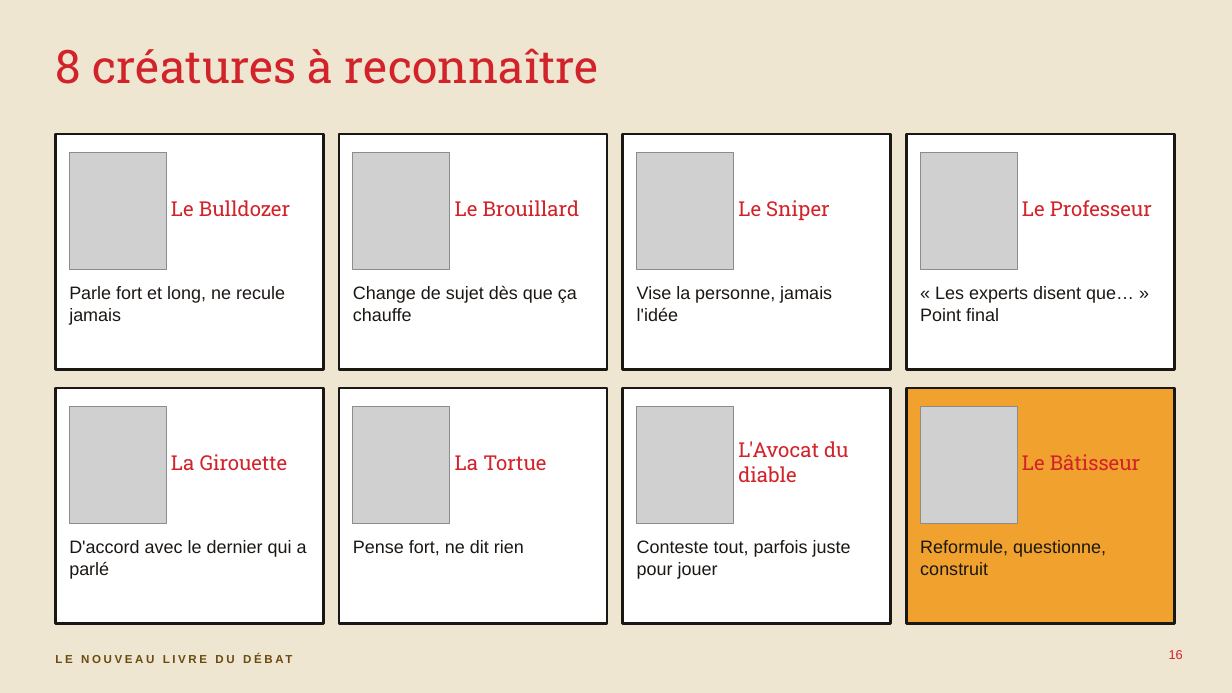
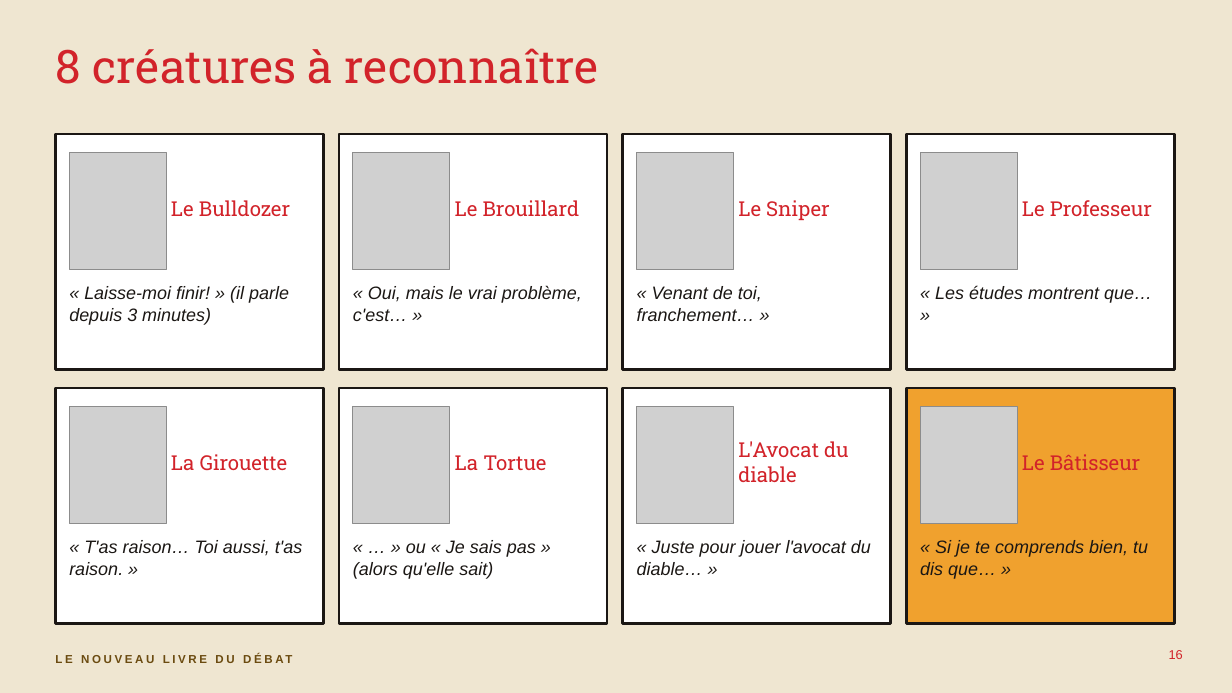
Before and after one commit to isabellepedneault111-ai/Chat-, a slide deck: slide 16 of debat-agreable/seminaire-confrontation-agreable.pptx. Drawn at 1232x693 pixels with LibreOffice and Linux fonts; fonts in the diff are those of the drawing; grey boxes stand for pictures. Boxes give left, top, right and bottom in pixels: in the first picture for what was removed or moved away, otherwise in the second. Text is boxed around its words. In the diff, an @@ line names an element or a change of style, - is before the commit and + after.

```diff
--- a/debat-agreable/seminaire-confrontation-agreable.pptx
+++ b/debat-agreable/seminaire-confrontation-agreable.pptx
@@ text at (69, 286, 289, 325): text changed; italic on @@
-Parle fort et long, ne recule jamais
+« Laisse-moi finir! » (il parle depuis 3 minutes)
@@ text at (353, 286, 582, 321): text changed; italic on @@
-Change de sujet dès que ça chauffe
+« Oui, mais le vrai problème, c'est… »
@@ text at (637, 286, 762, 321): text changed; italic on @@
-Vise la personne, jamais l'idée
+« Venant de toi, franchement… »
@@ text at (935, 286, 1152, 303): text changed; italic on @@
-« Les experts disent que… » Point final
+« Les études montrent que… »
@@ text at (69, 540, 302, 575): text changed; italic on @@
-D'accord avec le dernier qui a parlé
+« T'as raison… Toi aussi, t'as raison. »
@@ text at (353, 540, 536, 579): text changed; italic on @@
-Pense fort, ne dit rien
+« … » ou « Je sais pas » (alors qu'elle sait)
@@ text at (637, 540, 871, 575): text changed; italic on @@
-Conteste tout, parfois juste pour jouer
+« Juste pour jouer l'avocat du diable… »
@@ text at (920, 540, 1148, 579): text changed; italic on @@
-Reformule, questionne, construit
+« Si je te comprends bien, tu dis que… »
```
Also in this commit, not shown: 2 other slides changed, 5 slides added, 1 slide removed, 4 other files.
